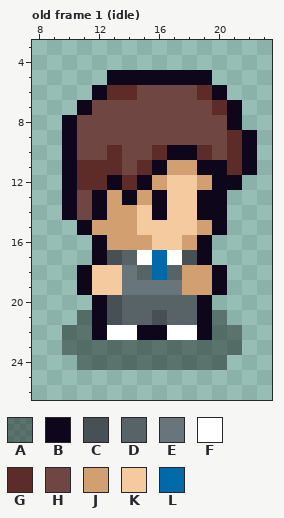
One commit to this pixel-art file: Assets/KWJ/Sprites/Boy.aseprite. The picture above was drawn from the file before the commit.
32x32 pixels, 12 frames. Pixels under 10% opacity are left out. Colours within 5 levels of each other are drawn and written as one. Shown: old frame 1 (idle): x 8..23, y 3..26. The commit also changed other frames, which this record leaves out.
Palette (. is transparent): A #00000064  B #0e071b  C #475155  D #586368  E #68757b  F #ffffff  G #5d2c28  H #704643  J #d29f70  K #f6ca9f  L #0069aa
Pixels before, old frame 1 (idle), first column x 10:
 5 ...BBBBBBB...
 6 ..BGGHHHHGB..
 7 .BHHHHHHHHGB.
 8 BHHHHHHHHHHB.
 9 BHHHHHHHHHHGB
10 BHHGHHGBBGHGB
11 BGGGHGBJJBBGB
12 BGGBGBJKKJBB.
13 BHBJBJBKKBB..
14 BHBJJKBKKBB..
15 .BJJJKKKKJB..
16 ..BJJJKKJB...
17 ..BCDFLFCB...
18 .BKKEDLDJJB..
19 .BKKEEEEJJB..
20 ..BCDDDDDB...
21 .ABCDDCDDBA..
22 AABFFBBFFBAA.
23 AAAAAAAAAAAA.
24 .AAAAAAAAAA..
Now the later version:
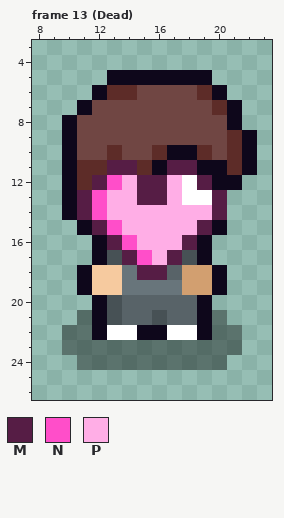
Colours new in this view: M #561d45  N #ff4ec9  P #ffaee6
A new or re-ordered frame is compared with the old frame closest to it.
From old to new:
{"change": "frames 12 -> 19"}
{"change": "layer \"Layer 1\" added"}
{"where": "frame 13 (Dead) is new; against old frame 1 (idle), layer \"Layer 1\""}
{"frame":13,"y":11,"x":13,"old":"GH","new":"MM"}
{"frame":13,"y":11,"x":17,"old":"JJ","new":"MM"}
{"frame":13,"y":12,"x":12,"old":"GBGBJKKJ","new":"MNPMMPFM"}
{"frame":13,"y":13,"x":11,"old":"HBJBJBKKBB","new":"MNPPMMPFFM"}
{"frame":13,"y":14,"x":11,"old":"HBJJKBKKBB","new":"MNPPPPPPPM"}
{"frame":13,"y":15,"x":12,"old":"JJJKKKKJ","new":"MNPPPPPM"}
{"frame":13,"y":16,"x":13,"old":"JJJKKJ","new":"MNPPPM"}
{"frame":13,"y":17,"x":14,"old":"DFLF","new":"MNPM"}
{"frame":13,"y":18,"x":15,"old":"DL","new":"MM"}
